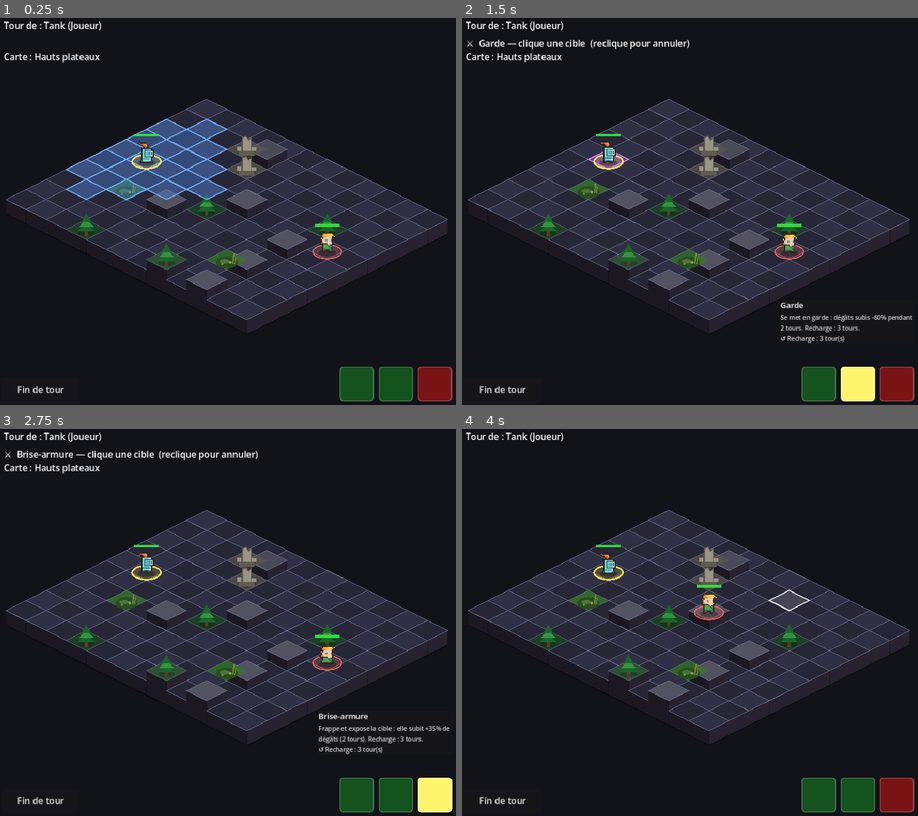
Above: before the commit, frames 1-4 (two rows, left to right).
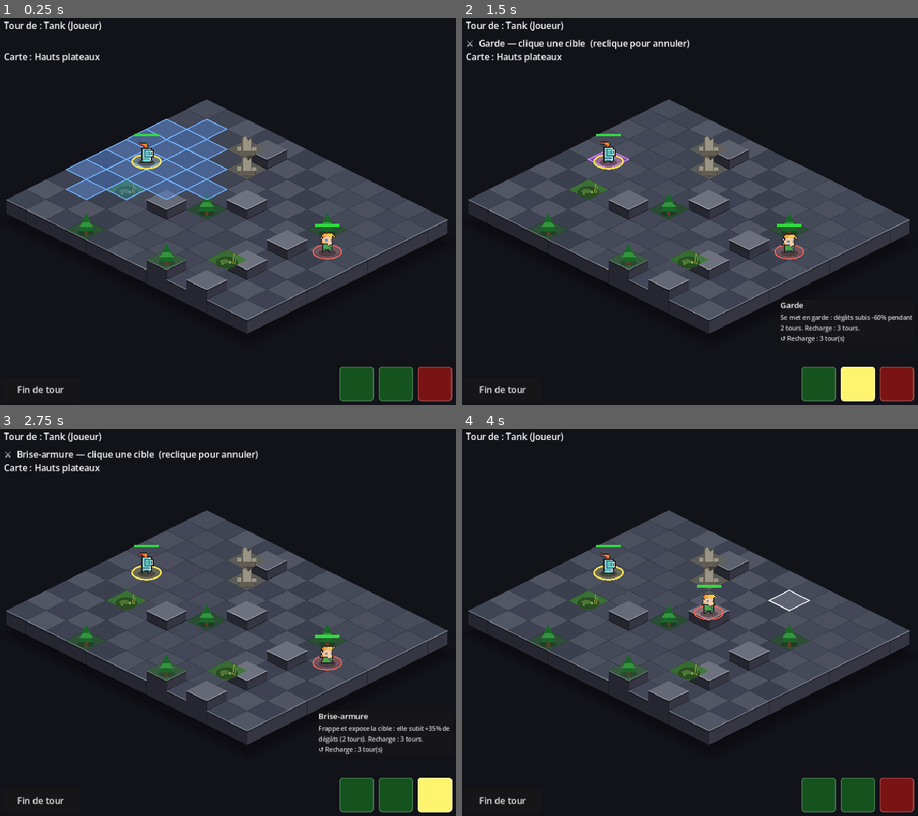
Above: after the commit, the same moments.

Repository: bodji27200-web/mon-jeux-video-
Game: Godot game, scene res://Main.tscn
The game is run twice, just before and just after one commit, with the same random seed, the same clock (stepped at 60 frames per second) and the same inputs. This scene is started directly instead of the project's main scene.
Inputs (mouse positions are in pixels of both pictures, inside the frame that each line leads up to):
- Up to frame 1 (0.25 s): no input
- Up to frame 2 (1.5 s): click (817, 385) at 0.52 s; click (858, 385) at 1.27 s
- Up to frame 3 (2.75 s): click (433, 796) at 2.02 s
- Up to frame 4 (4 s): click "Fin de tour" at 2.75 s; tap Enter (ui_accept) at 3.5, 3.77 s; move the mouse to (790, 603) at 3.52 s; click (790, 603) at 3.67 s

The runs differ from the first frame. In frame 1, 19% of the frame differs, in the area x 1-99%, y 20-78%; in frame 2, 23%; in frame 3, 23%; in frame 4, 23%.

Commit message:
Style SoC poussé : palettes de sol par biome, ombre portée, liseré de lumière, joints discrets

Diff:
--- a/GameData.gd
+++ b/GameData.gd
@@ -442,19 +442,30 @@
 
 # --- Cartes / champs de bataille ---
 # Chaque carte = un biome avec sa propre dominante de terrain (weights),
-# sa densité d'obstacles (terrain) et son nombre de plateaux surélevés (heights).
+# sa densité d'obstacles (terrain), son nombre de plateaux surélevés (heights)
+# et sa palette de sol (palette : damier top_a/top_b + parois wall_l/wall_r).
 # Tirée au hasard au début du combat (current_map). Gameplay 100 % data-driven.
 const MAPS := [
 	{"name": "Plaine ouverte", "weights": {"foret": 1, "ruines": 1, "marecage": 1},
-	 "terrain": 6,  "heights": 3},
+	 "terrain": 6,  "heights": 3,
+	 "palette": {"top_a": Color(0.318, 0.420, 0.235), "top_b": Color(0.270, 0.368, 0.200),
+	             "wall_l": Color(0.184, 0.130, 0.092), "wall_r": Color(0.262, 0.188, 0.130)}},
 	{"name": "Forêt ancienne", "weights": {"foret": 5, "ruines": 1, "marecage": 1},
-	 "terrain": 14, "heights": 2},
+	 "terrain": 14, "heights": 2,
+	 "palette": {"top_a": Color(0.196, 0.310, 0.176), "top_b": Color(0.160, 0.265, 0.148),
+	             "wall_l": Color(0.130, 0.105, 0.078), "wall_r": Color(0.190, 0.150, 0.108)}},
 	{"name": "Ruines maudites", "weights": {"foret": 1, "ruines": 5, "marecage": 1},
-	 "terrain": 13, "heights": 4},
+	 "terrain": 13, "heights": 4,
+	 "palette": {"top_a": Color(0.412, 0.376, 0.298), "top_b": Color(0.354, 0.320, 0.250),
+	             "wall_l": Color(0.220, 0.190, 0.150), "wall_r": Color(0.300, 0.258, 0.204)}},
 	{"name": "Marais brumeux", "weights": {"foret": 2, "ruines": 1, "marecage": 6},
-	 "terrain": 15, "heights": 1},
+	 "terrain": 15, "heights": 1,
+	 "palette": {"top_a": Color(0.240, 0.296, 0.196), "top_b": Color(0.198, 0.252, 0.165),
+	             "wall_l": Color(0.140, 0.130, 0.090), "wall_r": Color(0.196, 0.180, 0.120)}},
 	{"name": "Hauts plateaux", "weights": {"foret": 1, "ruines": 2, "marecage": 1},
-	 "terrain": 8,  "heights": 7},
+	 "terrain": 8,  "heights": 7,
+	 "palette": {"top_a": Color(0.302, 0.320, 0.380), "top_b": Color(0.252, 0.270, 0.330),
+	             "wall_l": Color(0.150, 0.150, 0.190), "wall_r": Color(0.210, 0.212, 0.262)}},
 ]
 var current_map := 0
 
--- a/Grid.gd
+++ b/Grid.gd
@@ -21,12 +21,19 @@
 # Épaisseur du socle du diorama (faces sous les bords de la carte).
 const EDGE_DEPTH := 26.0
 
-# Damier de sol (deux tons proches, comme SoC) + faces latérales en terre/pierre.
+# Damier de sol par défaut (si la carte n'a pas de palette) + parois.
 const COLOR_TOP_A := Color(0.190, 0.190, 0.265)
 const COLOR_TOP_B := Color(0.150, 0.150, 0.215)
 const COLOR_WALL_L := Color(0.105, 0.095, 0.135)     # face avant-gauche (ombre)
 const COLOR_WALL_R := Color(0.150, 0.135, 0.185)     # face avant-droite
-const COLOR_LINE := Color(0.42, 0.44, 0.56)          # contour des cases (plus lisible)
+const COLOR_SEAM := Color(0.0, 0.0, 0.0, 0.16)       # joint discret entre cases (style SoC)
+const COLOR_LINE := Color(0.42, 0.44, 0.56)          # (conservé pour compat)
+
+# Palette de la carte en cours (assignée au début de chaque _draw).
+var _top_a := COLOR_TOP_A
+var _top_b := COLOR_TOP_B
+var _wall_l := COLOR_WALL_L
+var _wall_r := COLOR_WALL_R
 const COLOR_MOVE := Color(0.30, 0.55, 0.95, 0.35)    # cases de déplacement
 const COLOR_TARGET := Color(0.90, 0.25, 0.25, 0.40)  # cibles attaquables
 const COLOR_HEAL := Color(0.30, 0.85, 0.40, 0.40)    # alliés soignables
@@ -43,6 +50,8 @@
 
 
 func _draw() -> void:
+	_load_palette()
+	_draw_drop_shadow()
 	# Sol : un BLOC par case (du fond vers l'avant pour un recouvrement propre) :
 	# faces latérales (bords de carte + dénivelés) puis sommet en damier.
 	for row in ROWS:
@@ -50,7 +59,8 @@
 			var cell := Vector2i(col, row)
 			_draw_block_sides(cell)
 			_fill_cell(cell, _top_color(cell))
-			_outline_cell(cell, COLOR_LINE, 1.0)
+			_outline_cell(cell, COLOR_SEAM, 1.0)
+			_draw_top_rim(cell)
 	# Terrain tactique : losange teinté (zone d'effet) + décor vectoriel debout.
 	for cell in terrain:
 		var tid: String = terrain[cell]
@@ -88,10 +98,40 @@
 		c + Vector2(-TILE_W / 2.0, 0.0)])
 
 
-# Damier du sol : deux tons alternés (lecture des cases sans grosse grille).
-# Les sommets des plateaux sont éclaircis : la hauteur se repère d'un coup d'œil.
+# Palette de sol de la carte tirée (GameData.MAPS), avec repli sur les défauts.
+func _load_palette() -> void:
+	var maps: Array = GameData.MAPS
+	var idx: int = clampi(GameData.current_map, 0, maps.size() - 1)
+	var pal: Dictionary = maps[idx].get("palette", {})
+	_top_a = pal.get("top_a", COLOR_TOP_A)
+	_top_b = pal.get("top_b", COLOR_TOP_B)
+	_wall_l = pal.get("wall_l", COLOR_WALL_L)
+	_wall_r = pal.get("wall_r", COLOR_WALL_R)
+
+
+# Ombre portée sous la maquette : la carte « flotte » au-dessus du vide (SoC).
+# Trois losanges sombres de plus en plus larges = bord doux sans flou coûteux.
+func _draw_drop_shadow() -> void:
+	var n := cell_to_local(Vector2i(0, 0)) + Vector2(0.0, -TILE_H / 2.0)
+	var e := cell_to_local(Vector2i(COLUMNS - 1, 0)) + Vector2(TILE_W / 2.0, 0.0)
+	var s := cell_to_local(Vector2i(COLUMNS - 1, ROWS - 1)) + Vector2(0.0, TILE_H / 2.0)
+	var w := cell_to_local(Vector2i(0, ROWS - 1)) + Vector2(-TILE_W / 2.0, 0.0)
+	var off := Vector2(0.0, EDGE_DEPTH + 16.0)
+	var center := (n + e + s + w) / 4.0 + off
+	for layer in [[1.07, 0.08], [1.03, 0.10], [1.0, 0.14]]:
+		var pts := PackedVector2Array()
+		for p in [n, e, s, w]:
+			pts.append(center + (p + off - center) * float(layer[0]))
+		draw_colored_polygon(pts, Color(0.0, 0.0, 0.0, float(layer[1])))
+
+
+# Damier du sol : deux tons alternés + micro-variation déterministe par case
+# (rend le sol « peint à la main » au lieu d'un aplat). Les sommets des
+# plateaux sont éclaircis : la hauteur se repère d'un coup d'œil.
 func _top_color(cell: Vector2i) -> Color:
-	var c := COLOR_TOP_A if (cell.x + cell.y) % 2 == 0 else COLOR_TOP_B
+	var c := _top_a if (cell.x + cell.y) % 2 == 0 else _top_b
+	var jitter := float((cell.x * 7 + cell.y * 13) % 5 - 2) * 0.010
+	c = Color(c.r + jitter, c.g + jitter, c.b + jitter)
 	if height_at(cell) > 0:
 		c = c.lightened(0.16)
 	return c
@@ -100,6 +140,7 @@
 # Faces latérales du bloc d'une case (style diorama) : une face est visible
 # quand le voisin de devant (avant-gauche = row+1, avant-droite = col+1) est
 # hors carte (socle du diorama) ou plus bas (dénivelé d'un plateau).
+# Bande d'occlusion sous l'arête + liseré de lumière sur le rebord du sommet.
 func _draw_block_sides(cell: Vector2i) -> void:
 	var top := cell_to_local_raised(cell)
 	var L := top + Vector2(-TILE_W / 2.0, 0.0)
@@ -109,16 +150,39 @@
 	var d_left := _wall_depth(h, cell + Vector2i(0, 1))   # face avant-gauche
 	if d_left > 0.0:
 		var v := Vector2(0.0, d_left)
-		draw_colored_polygon(PackedVector2Array([L, B, B + v, L + v]), COLOR_WALL_L)
+		var ao_l := Vector2(0.0, min(4.0, d_left))
+		draw_colored_polygon(PackedVector2Array([L, B, B + v, L + v]), _wall_l)
+		draw_colored_polygon(PackedVector2Array([L, B, B + ao_l, L + ao_l]), Color(0.0, 0.0, 0.0, 0.22))
 		draw_line(L + v, B + v, Color(0.0, 0.0, 0.0, 0.55), 1.5)
 	var d_right := _wall_depth(h, cell + Vector2i(1, 0))  # face avant-droite
 	if d_right > 0.0:
 		var v := Vector2(0.0, d_right)
-		draw_colored_polygon(PackedVector2Array([B, R, R + v, B + v]), COLOR_WALL_R)
+		var ao_r := Vector2(0.0, min(4.0, d_right))
+		draw_colored_polygon(PackedVector2Array([B, R, R + v, B + v]), _wall_r)
+		draw_colored_polygon(PackedVector2Array([B, R, R + ao_r, B + ao_r]), Color(0.0, 0.0, 0.0, 0.22))
 		draw_line(B + v, R + v, Color(0.0, 0.0, 0.0, 0.55), 1.5)
 	if d_left > 0.0 or d_right > 0.0:
 		# Arête verticale avant (jonction des deux faces), pour marquer le bloc.
 		draw_line(B, B + Vector2(0.0, max(d_left, d_right)), Color(0.0, 0.0, 0.0, 0.40), 1.0)
+
+
+# Liseré de lumière sur le rebord avant du sommet (dessiné APRÈS le remplissage
+# du dessus, sinon il serait recouvert) : l'arête « accroche la lumière » (SoC).
+func _draw_top_rim(cell: Vector2i) -> void:
+	var h := height_at(cell)
+	var d_left := _wall_depth(h, cell + Vector2i(0, 1))
+	var d_right := _wall_depth(h, cell + Vector2i(1, 0))
+	if d_left <= 0.0 and d_right <= 0.0:
+		return
+	var top := cell_to_local_raised(cell)
+	var L := top + Vector2(-TILE_W / 2.0, 0.0)
+	var B := top + Vector2(0.0, TILE_H / 2.0)
+	var R := top + Vector2(TILE_W / 2.0, 0.0)
+	var rim := _top_color(cell).lightened(0.30)
+	if d_left > 0.0:
+		draw_line(L, B, rim, 1.5)
+	if d_right > 0.0:
+		draw_line(B, R, rim, 1.5)
 
 
 # Profondeur (px) de la face vers le voisin donné : socle complet hors carte,
Not shown, changed: CLAUDE.md
